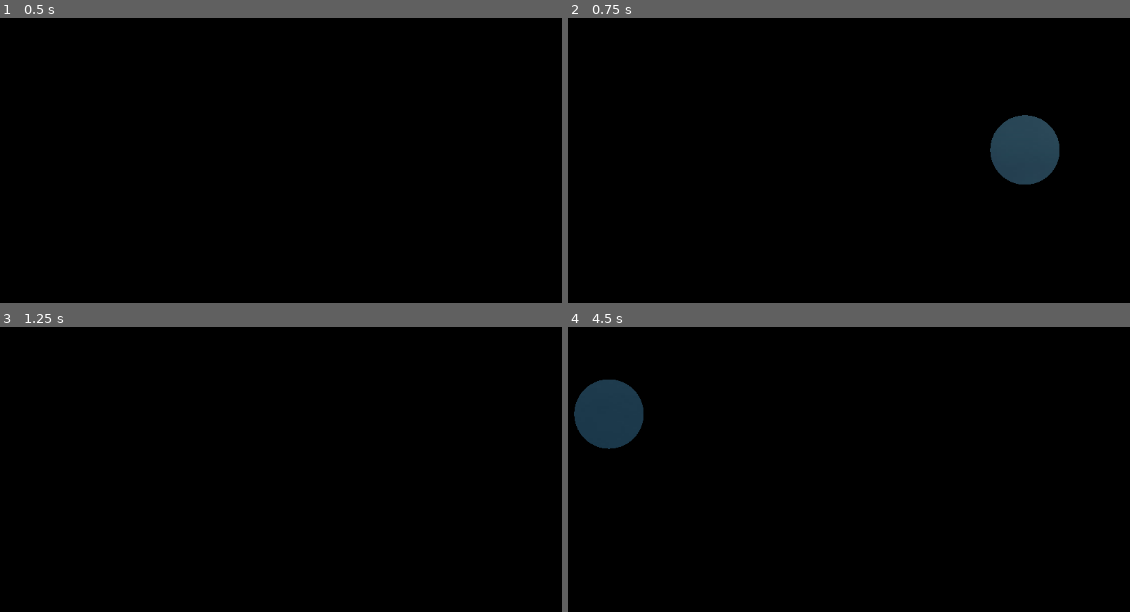
Above: before the commit, frames 1-4 (two rows, left to right).
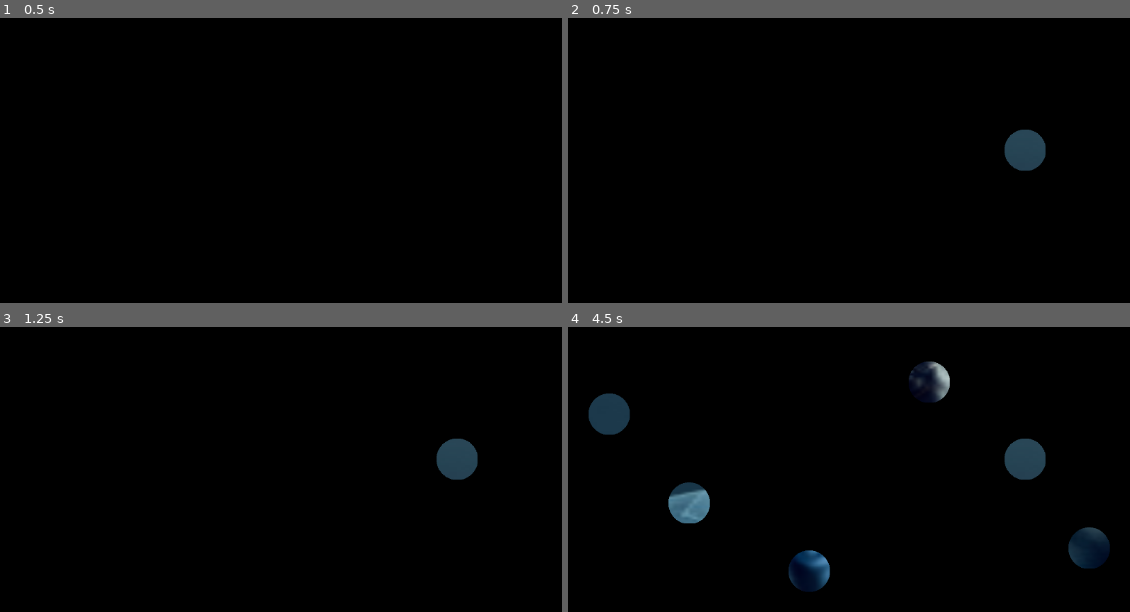
Above: after the commit, the same moments.

Repository: romanamo/geisterhaus
Game: Godot game, scene res://main_scene.tscn
The game is run twice, just before and just after one commit, with the same random seed, the same clock (stepped at 60 frames per second) and the same inputs.
Inputs (mouse positions are in pixels of both pictures, inside the frame that each line leads up to):
- Up to frame 1 (0.5 s): no input
- Up to frame 2 (0.75 s): tap Enter at 0.5 s; move the mouse to (1023, 149) at 0.52 s; click (1023, 149) at 0.67 s
- Up to frame 3 (1.25 s): no input
- Up to frame 4 (4.5 s): tap Space at 1.25, 2.75, 4.25 s; move the mouse to (691, 503) at 1.27 s; click (691, 503) at 1.42 s; tap Enter at 2, 3.5 s; move the mouse to (927, 381) at 2.02 s; click (927, 381) at 2.17 s; move the mouse to (809, 572) at 2.77 s; click (809, 572) at 2.92 s; move the mouse to (1090, 549) at 3.52 s; click (1090, 549) at 3.67 s; move the mouse to (607, 412) at 4.27 s; click (607, 412) at 4.42 s

Frame 1 is identical in both runs. In frame 2, 1.6% of the frame differs, in the area x 75-88%, y 34-59%; in frame 3, 0.9%; in frame 4, 5.8%, in the area x 1-97%, y 11-93%.

Commit message:
IT WORKS

Diff:
--- a/BlackOverlay.gd
+++ b/BlackOverlay.gd
@@ -1,10 +1,38 @@
 extends Sprite2D
 
+var brush_size = 50
+var mask_image: Image
+var mask_texture: ImageTexture
+
+func _ready():
+	mask_image = Image.create(texture.get_width(), texture.get_height(), false, Image.FORMAT_RGBA8)
+	mask_image.fill(Color(0, 0, 0, 1))  # Standardzustand
+	update_texture()
+
 func _process(delta):
-	var mat = material as ShaderMaterial  # Cast the material to ShaderMaterial
-	if mat:  # Check if the material is correctly cast
-		if Input.is_mouse_button_pressed(MOUSE_BUTTON_LEFT):
-			mat.set_shader_parameter("erase", true)
-			mat.set_shader_parameter("erase_center", get_global_mouse_position())
-		else:
-			mat.set_shader_parameter("erase", false)
+	if Input.is_mouse_button_pressed(MOUSE_BUTTON_LEFT):
+		var mouse_pos = get_global_mouse_position()
+		update_image(mouse_pos, true)
+		update_texture()
+
+func update_image(pos: Vector2, erase: bool):
+	# Mausposition konvertieren
+	var local_pos = to_local(pos)
+
+	# Betroffene Area berechnen
+	var start_x = max(0, int(local_pos.x - brush_size))
+	var end_x = min(mask_image.get_width(), int(local_pos.x + brush_size))
+	var start_y = max(0, int(local_pos.y - brush_size))
+	var end_y = min(mask_image.get_height(), int(local_pos.y + brush_size))
+
+	for x in range(start_x, end_x):
+		for y in range(start_y, end_y):
+			if Vector2(x, y).distance_to(local_pos) <= brush_size:
+				mask_image.set_pixel(x, y, Color(0, 0, 0, 0))  # Bild transparent setzen
+
+func update_texture():
+	if not mask_image.is_empty():
+		mask_texture = ImageTexture.create_from_image(mask_image)
+		self.texture = mask_texture
+	else:
+		print("Error: Image is empty")
--- a/main_scene.gdshader
+++ b/main_scene.gdshader
@@ -1,12 +1,5 @@
 shader_type canvas_item;
 
-uniform vec2 erase_center;
-uniform float erase_radius = 50.0; // Adjustable radius for the erasing effect
-uniform bool erase = false; // Control flag for erasing
-
 void fragment() {
-    if (erase && distance(erase_center, FRAGCOORD.xy) < erase_radius) {
-        discard;  // Discard pixels within the radius from the erase_center
-    }
-    COLOR = vec4(0.0, 0.0, 0.0, 1.0); // Always render black unless discarded
+    COLOR = texture(TEXTURE, UV);
 }
--- a/main_scene.tscn
+++ b/main_scene.tscn
@@ -7,9 +7,6 @@
 
 [sub_resource type="ShaderMaterial" id="ShaderMaterial_12e7u"]
 shader = ExtResource("1_htyep")
-shader_parameter/erase_center = null
-shader_parameter/erase_radius = 50.0
-shader_parameter/erase = false
 
 [node name="MainNode" type="Node2D"]
 
@@ -20,7 +17,7 @@
 
 [node name="BlackOverlay" type="Sprite2D" parent="."]
 material = SubResource("ShaderMaterial_12e7u")
-position = Vector2(576, 324)
 scale = Vector2(0.6, 0.6)
 texture = ExtResource("1_hbo6s")
+centered = false
 script = ExtResource("3_2v5h0")
